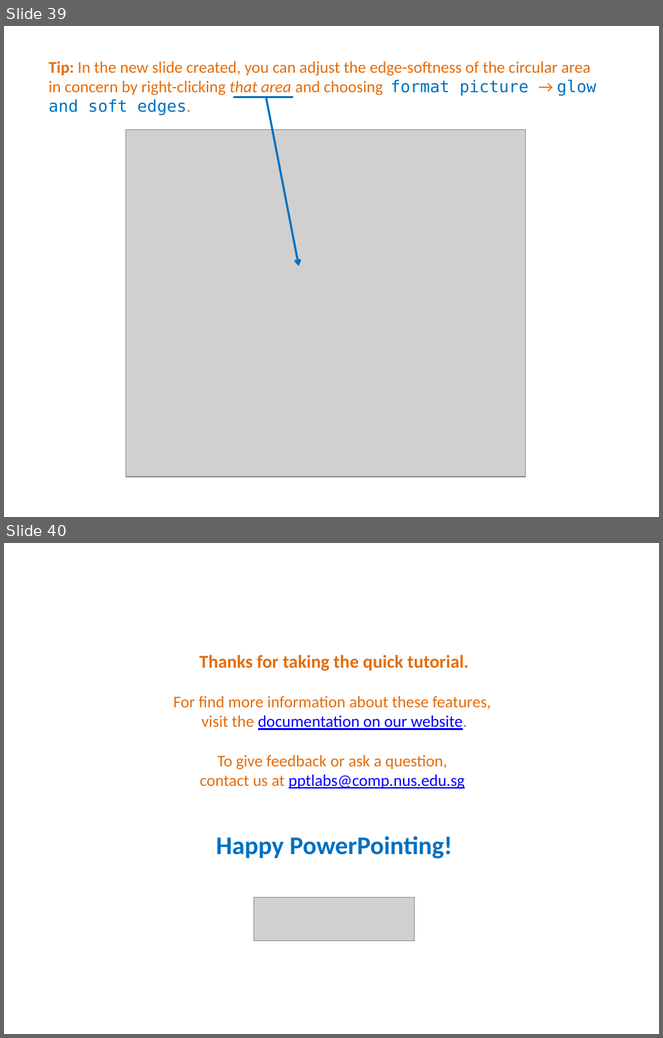
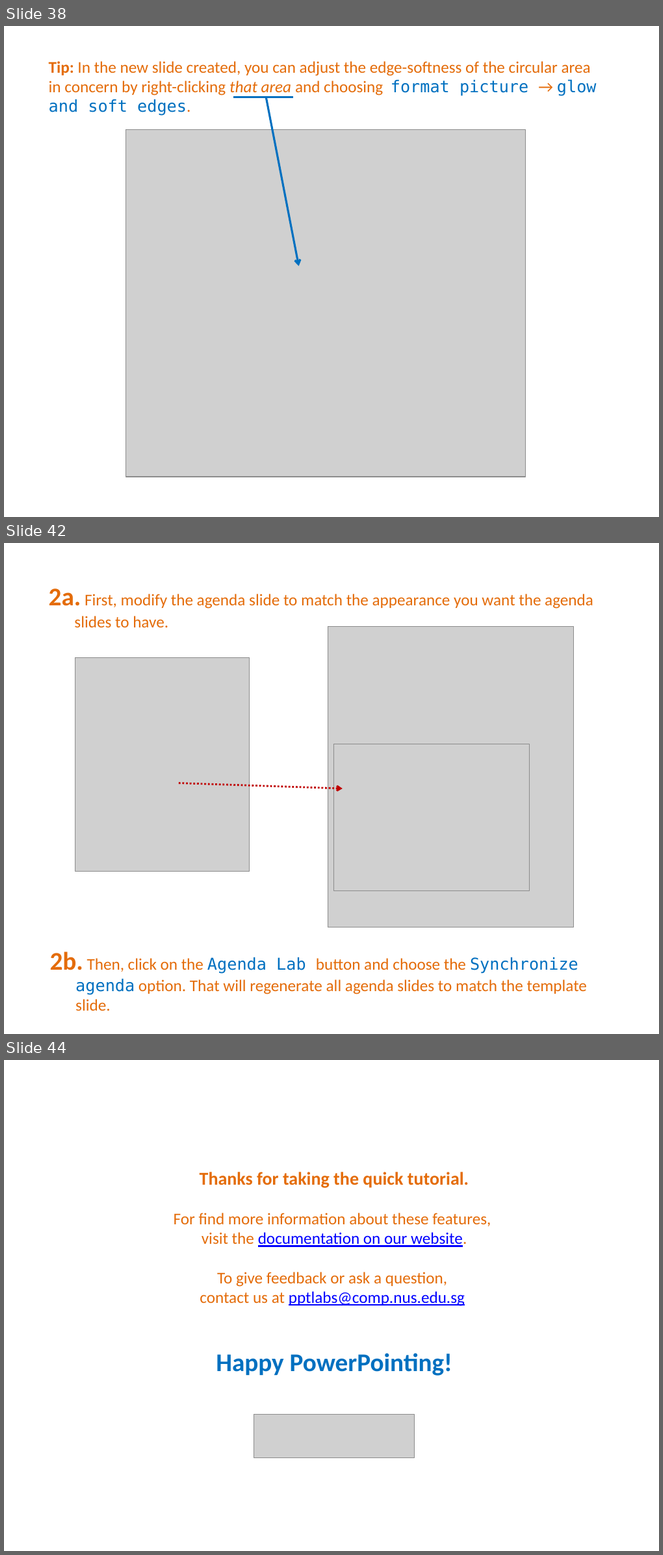
Before and after one commit to PowerPointLabs/PowerPointLabs, a slide deck: doc/PowerPointLabs Quick Tutorial.pptx. Shown one above the other, each under a label of ours: slides 39 and 40 before the commit, slides 38, 42 and 44 after it; the slides between them are not shown. The pictures are 663x1038 and 663x1555 pixels, drawn with LibreOffice and Linux fonts; fonts in the diff are those of the drawing; grey boxes stand for pictures. Boxes give left, top, right and bottom in pixels: in the first picture for what was removed or moved away, otherwise in the second. Text is boxed around its words. In the diff, an @@ line names an element or a change of style, - is before the commit and + after.

Commit message:
Added agenda lab to the tutorial file

```diff
--- a/doc/PowerPointLabs Quick Tutorial.pptx
+++ b/doc/PowerPointLabs Quick Tutorial.pptx
@@ slide 42 added at (4,543,659,1034), background #FFFFFF @@
@@ text added at (49,589,594,627), 18 pt, text #E46C0A @@
+2a. First, modify the agenda slide to match the appearance you want the agenda slides to have.
@@ picture added at (328,626,574,927) @@
@@ picture added at (75,657,250,871) @@
@@ picture added at (334,745,529,891) @@
@@ arrow added from (179, 783) to (343, 789), #C00000 2 pt dashed @@
@@ text added at (50,952,587,1011), 18 pt, text #E46C0A @@
+2b. Then, click on the Agenda Lab button and choose the Synchronize agenda option. That will regenerate all agenda slides to match the template slide.
@@ what was slide 39 is now slide 38 @@
@@ what was slide 40 is now slide 44 @@
```
Also in this commit, not shown: 4 other slides added, 2 slides removed.
